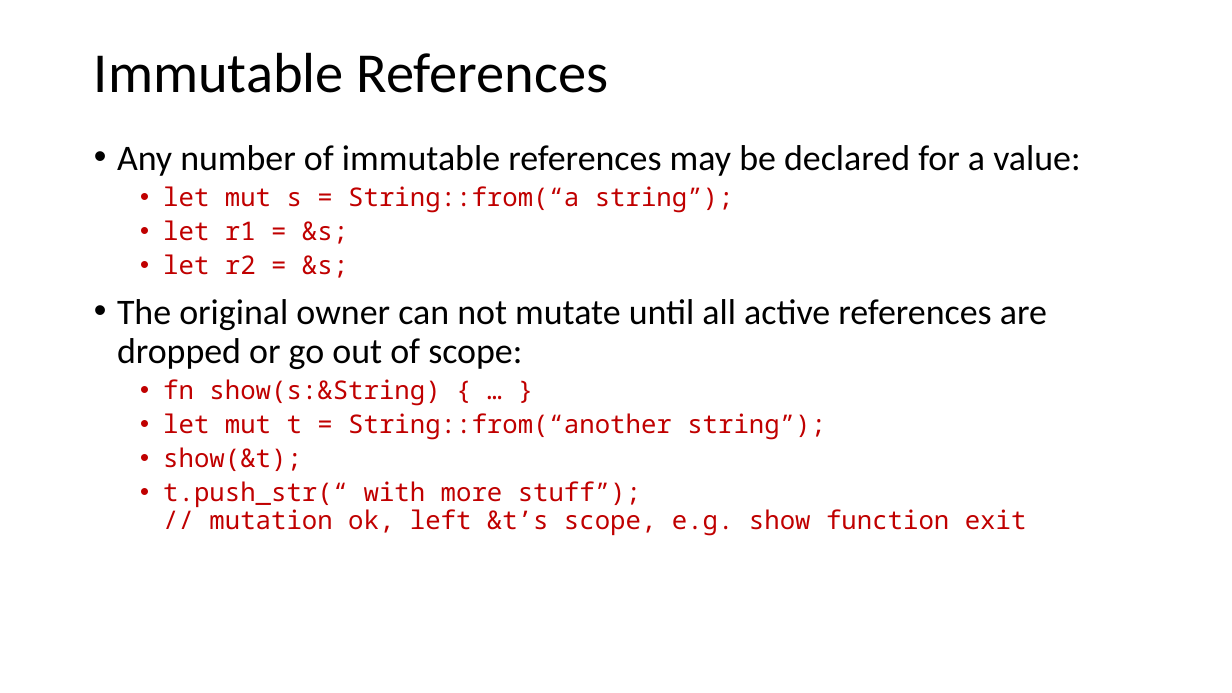
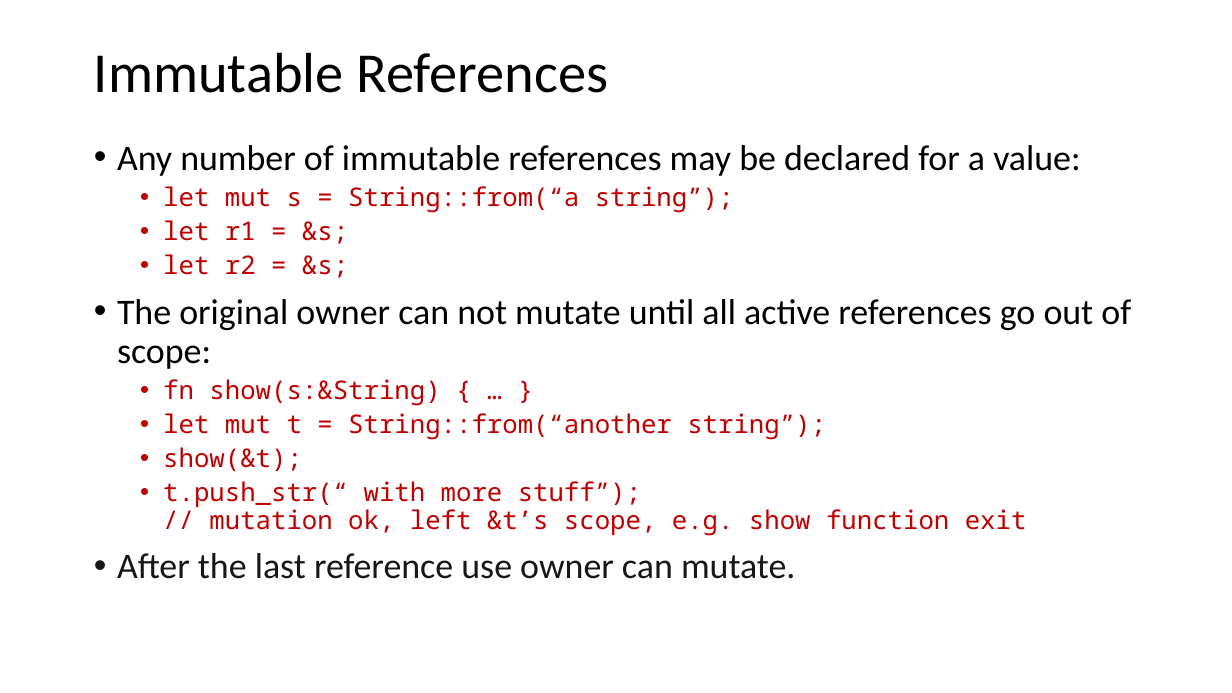
Before and after one commit to JimFawcett/JimFawcett.github.io, a slide deck: slide 29 of Resources/RustModels.pptx. Drawn at 1232x693 pixels with LibreOffice and Linux fonts; fonts in the diff are those of the drawing. Boxes give left, top, right and bottom in pixels: in the first picture for what was removed or moved away, otherwise in the second. Text is boxed around its words. In the diff, an @@ line names an element or a change of style, - is before the commit and + after.

```diff
--- a/Resources/RustModels.pptx
+++ b/Resources/RustModels.pptx
@@ text at [117,299,1131,369]: text changed @@
-• The original owner can not mutate until all active references are dropped or go out of scope:
+• The original owner can not mutate until all active references go out of scope:
@@ text at [117,553,796,579]: paragraph added @@
+• After the last reference use owner can mutate.
```
Also in this commit, not shown: 4 other slides changed, 2 other files.
